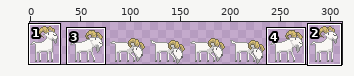
File history of a sprite sheet, Unity/Assets/Dev/Art/Sprite/Animal/Goat/Animal_Goat_Idle_02_Right.png. The picture above shows the old version from afar; the outline marks the close-up.
Close-up. The starting point:
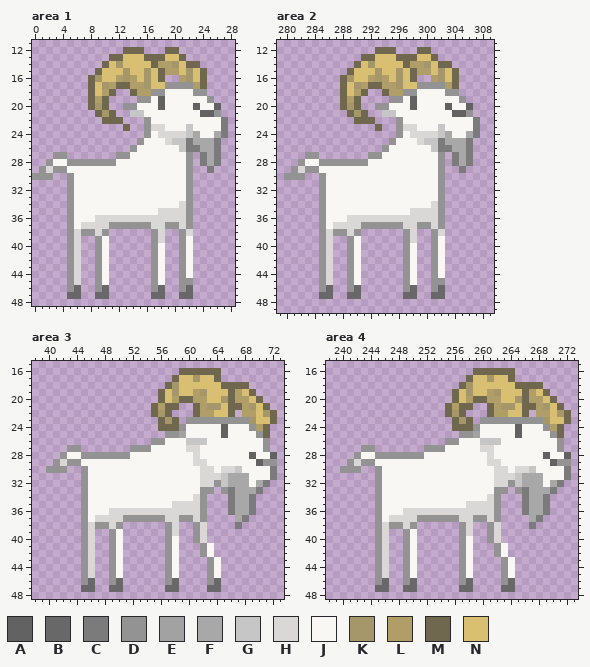
The file is 320x50 pixels. Pixels under 10% opacity are left out. Colours within 5 levels of each other are drawn and written as one. Shown: area 1: x 0..28, y 11..48; area 2: x 279..309, y 11..49; area 3: x 38..73, y 15..48; area 4: x 238..273, y 15..48. The wide view leaves out empty margins. The commit also changed other parts of the picture, which this record leaves out.
Palette (. is transparent): A #626262  B #686868  C #7b7b7b  D #939393  E #a2a2a2  F #a8a8a8  G #c7c6c6  H #dad8d7  J #f9f7f4  K #a6976b  L #b09e69  M #6f674e  N #d9bf71
The result:
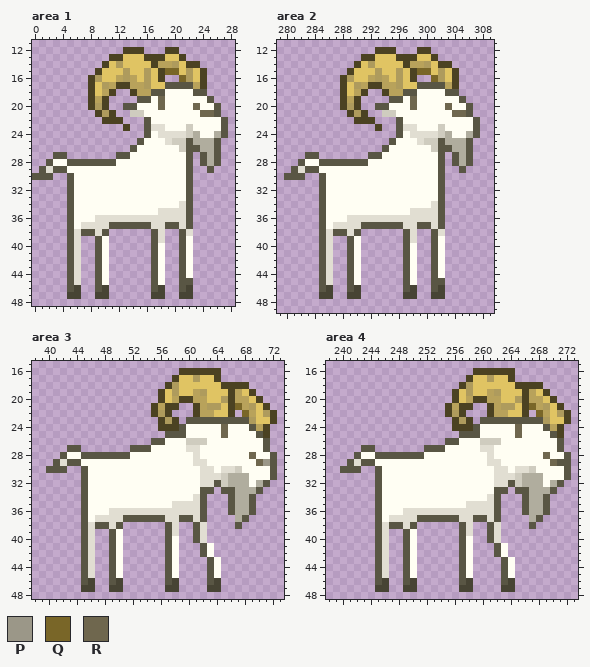
Colours new in this view: P #9b9788  Q #796628  R #6f674e
Difference:
colour B: #686868 -> #474434
colour D: #939393 -> #595644
colour F: #a8a8a8 -> #b0ad9e
colour G: #c7c6c6 -> #cfccbf
colour H: #dad8d7 -> #e1ded2
colour J: #f9f7f4 -> #fffef3
colour K: #a6976b -> #ae9b5d
colour L: #b09e69 -> #b8a25b
colour M: #6f674e -> #4b4222
colour N: #d9bf71 -> #e0c463
Area 1:
y 15: x 19..20 LL -> QQ
y 16: x 21 L -> Q
y 19: x 18 A -> R
y 20: x 18 A -> R; x 23 A -> R; x 26 A -> D
y 21: x 24..25 AA -> RR
y 22..24: x 27 C -> D
y 25: x 22 C -> D; x 26 C -> D
y 26: x 22..23 CC -> DD; x 26 C -> D
y 27..28: x 24 C -> D; x 26 C -> D
y 29: x 25 C -> D
Area 2:
y 15: x 299..300 LL -> QQ
y 16: x 301 L -> Q
y 19: x 298 A -> R
y 20: x 298 A -> R; x 303 A -> R; x 306 A -> D
y 21: x 304..305 AA -> RR
y 22..24: x 307 C -> D
y 25: x 302 C -> D; x 306 C -> D
y 26: x 302..303 CC -> DD; x 306 C -> D
y 27..28: x 304 C -> D; x 306 C -> D
y 29: x 305 C -> D
Area 3:
y 21: x 67 M -> Q
y 22: x 68 L -> Q
y 24: x 65 A -> R
y 25: x 59 E -> D; x 65 A -> R
y 28: x 69 A -> R; x 72 A -> D
y 29: x 70..71 AD -> RP
y 30..31: x 72 C -> D
y 32: x 71 C -> D
y 33: x 66 C -> D; x 70 C -> D
y 34..36: x 66 C -> D; x 69 C -> D
y 37: x 68 C -> D
y 38: x 67 C -> D
Area 4:
y 21: x 267 M -> Q
y 22: x 268 L -> Q
y 24: x 265 A -> R
y 25: x 259 E -> D; x 265 A -> R
y 28: x 269 A -> R; x 272 A -> D
y 29: x 270 A -> R
y 30..31: x 272 C -> D
y 32: x 271 C -> D
y 33: x 266 C -> D; x 270 C -> D
y 34..36: x 266 C -> D; x 269 C -> D
y 37: x 268 C -> D
y 38: x 267 C -> D
